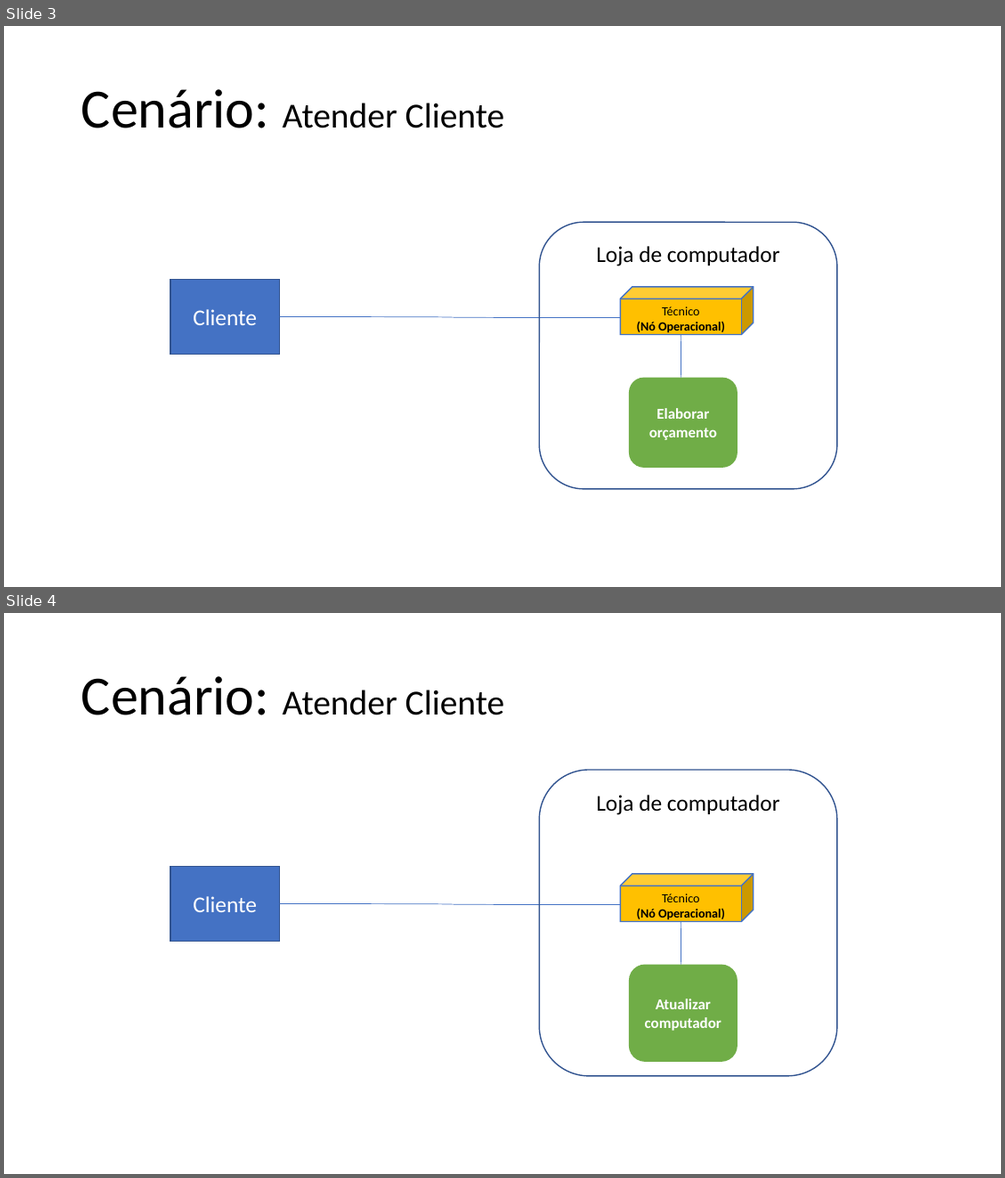
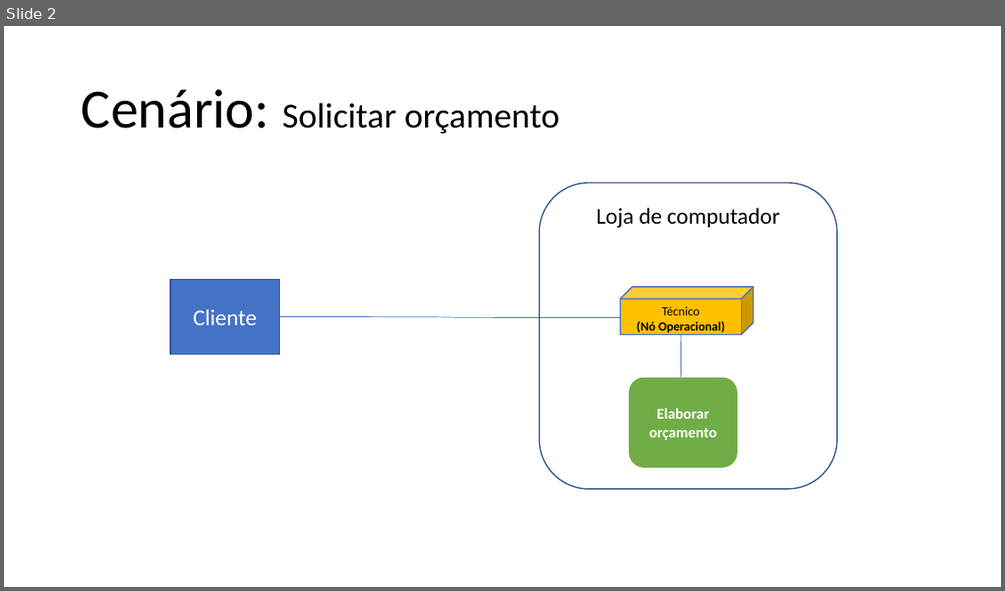
Before and after one commit to lmoraesImpacta/OPE, a slide deck: Artefatos/15-ArquiteturaDeNegocioParaCadaCenario.pptx. Shown one above the other, each under a label of ours: slides 3 and 4 before the commit, slide 2 after it. The pictures are 1005x1178 and 1005x591 pixels, drawn with LibreOffice and Linux fonts; fonts in the diff are those of the drawing. Boxes give left, top, right and bottom in pixels: in the first picture for what was removed or moved away, otherwise in the second. Text is boxed around its words. In the diff, an @@ line names an element or a change of style, - is before the commit and + after.

```diff
--- a/Artefatos/15-ArquiteturaDeNegocioParaCadaCenario.pptx
+++ b/Artefatos/15-ArquiteturaDeNegocioParaCadaCenario.pptx
@@ slide 4 removed at box(4, 613, 1001, 1174), background #FFFFFF @@
@@ text removed at box(81, 676, 505, 715) @@
-Cenário: Atender Cliente
@@ rounded rectangle removed at box(540, 770, 837, 1076) @@
-Loja de computador
@@ rectangle removed at box(170, 867, 280, 941) @@
-Cliente
@@ cube removed at box(620, 874, 753, 922) @@
-Técnico
-(Nó Operacional)
@@ curved line removed from (280, 903) to (620, 904) @@
@@ line removed from (680, 922) to (681, 964) @@
@@ rounded rectangle removed at box(629, 964, 737, 1062) @@
-Atualizar computador
@@ what was slide 3 is now slide 2 @@
@@ slide 2 changed as well @@
@@ text at box(81, 89, 559, 134): text changed @@
-Cenário: Atender Cliente
+Cenário: Solicitar orçamento
@@ rounded rectangle "Loja de computador": place and size @@
-rounded rectangle "Loja de computador" at box(540, 223, 837, 489)
+rounded rectangle "Loja de computador" at box(540, 183, 837, 489)
```
Also in this commit, not shown: 2 other slides changed.
